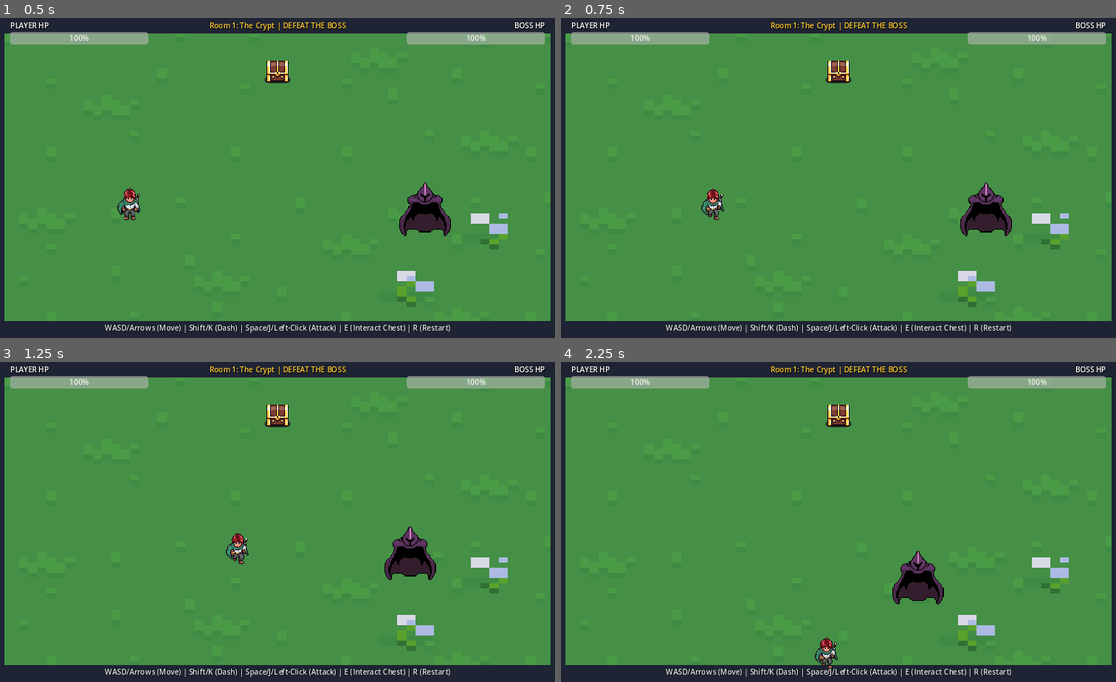
Above: before the commit, frames 1-4 (two rows, left to right).
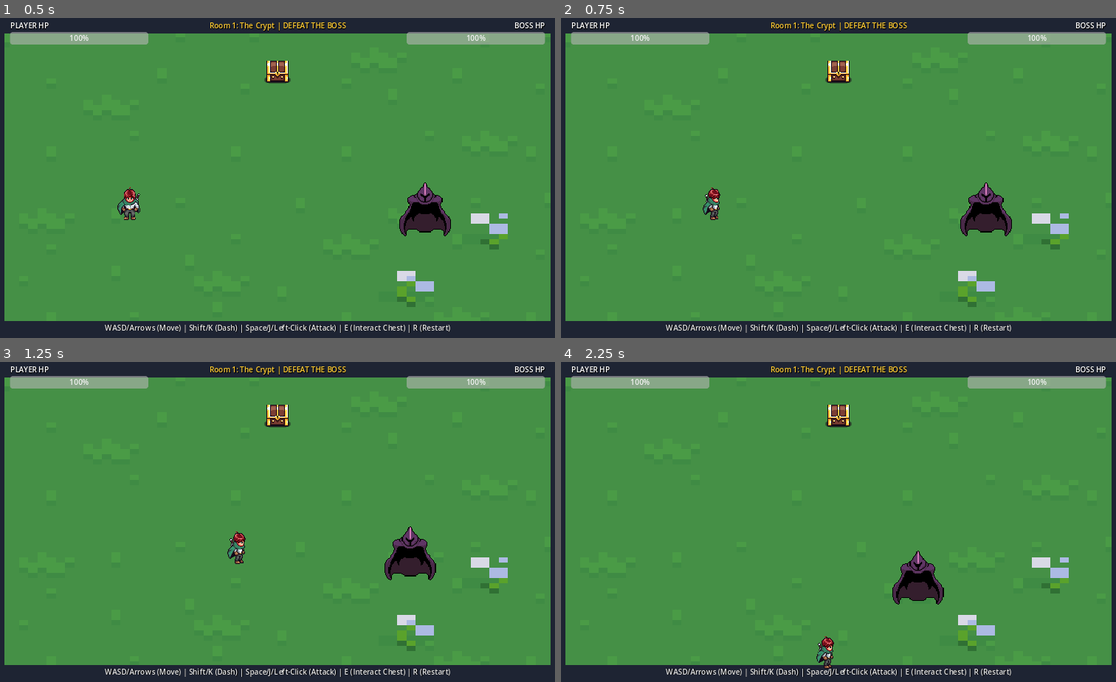
Above: after the commit, the same moments.

Repository: dakshshrivastava2025/SkillIssue.exe
Game: Godot game, scene res://scenes/main.tscn
The game is run twice, just before and just after one commit, with the same random seed, the same clock (stepped at 60 frames per second) and the same inputs.
Inputs:
- Up to frame 1 (0.5 s): no input
- Up to frame 2 (0.75 s): tap Enter at 0.5 s; hold Right (move_right) from 0.53 s (still down); tap J (attack) at 0.6 s
- Up to frame 3 (1.25 s): keep holding Right (move_right); tap Shift (dash) at 0.8 s
- Up to frame 4 (2.25 s): release Right (move_right) at 1.28 s; hold Down (move_down) 1.28-2.03 s; tap Shift (dash) at 1.35 s; tap E at 1.55, 2.1 s; hold Right (move_right) from 2.03 s (still down)

Frame 1 is identical in both runs. In frame 2, 0.2% of the frame differs, in the area x 25-30%, y 52-64%; in frame 3, 0.2%, in the area x 40-45%, y 52-64%; in frame 4, 0.2%.

Commit message:
Fix directional sprite frames (Down, Up, Right, Left) and add chest ability unlock system

Diff:
--- a/scripts/objects/treasure_chest.gd
+++ b/scripts/objects/treasure_chest.gd
@@ -1,10 +1,17 @@
 extends Area2D
 class_name TreasureChest
 
-signal chest_opened(room_number: int)
+signal chest_opened(reward: Dictionary)
 
 @export var is_locked: bool = true
 var is_open: bool = false
+
+# Pool of progressive rewards from chests
+const REWARDS = [
+	{ "name": "Ancient Greatsword", "ability": "attack_boost", "desc": "+15 Attack Damage" },
+	{ "name": "Heart of Iron", "ability": "health_boost", "desc": "+50 Max Health & Full Heal" },
+	{ "name": "Wind Strider Boots", "ability": "speed_boots", "desc": "+60 Movement Speed" }
+]
 
 @onready var sprite: Sprite2D = $Sprite2D
 @onready var label: Label = $InteractPrompt
@@ -18,8 +25,8 @@
 
 func unlock_chest() -> void:
 	is_locked = false
-	modulate = Color(1.2, 1.2, 0.8, 1.0)
-	label.text = "[E] Open Victory Chest & Advance"
+	modulate = Color(1.3, 1.3, 0.8, 1.0)
+	label.text = "[E] Open Victory Chest"
 
 func _on_body_entered(body: Node2D) -> void:
 	if body.is_in_group("player") and not is_open:
@@ -27,7 +34,7 @@
 		if is_locked:
 			label.text = "[LOCKED] Defeat the Boss to Open"
 		else:
-			label.text = "[E] Open Victory Chest & Advance"
+			label.text = "[E] Open Victory Chest"
 
 func _on_body_exited(body: Node2D) -> void:
 	if body.is_in_group("player"):
@@ -40,8 +47,15 @@
 
 func open_chest() -> void:
 	is_open = true
-	sprite.frame = 1 # Open chest frame
-	label.text = "PROCEEDING TO NEXT ROOM..."
+	sprite.frame = 1
+	var reward = REWARDS[randi() % REWARDS.size()]
+	label.text = "OBTAINED: " + reward["name"] + " (" + reward["desc"] + ")!"
+
 	if sfx_open and sfx_open.stream:
 		sfx_open.play()
-	chest_opened.emit()
+
+	var player = get_tree().get_first_node_in_group("player")
+	if player and player.has_method("unlock_ability"):
+		player.unlock_ability(reward["ability"])
+
+	chest_opened.emit(reward)
--- a/scripts/player/player_controller.gd
+++ b/scripts/player/player_controller.gd
@@ -2,6 +2,7 @@
 class_name Player
 
 signal health_changed(current_hp: int, max_hp: int)
+signal ability_unlocked(ability_name: String)
 signal player_died()
 
 @export var max_health: int = 100
@@ -12,14 +13,26 @@
 
 var current_health: int = 100
 
-# Movement & Combat states
+# Direction & Animation States
+# Row 0: Idle/Walk (Down=0-3, Up=4-7, Right=8-11, Left=12-15)
+enum Direction { DOWN, UP, RIGHT, LEFT }
+var current_dir: Direction = Direction.DOWN
+
 var is_dashing: bool = false
 var is_attacking: bool = false
 var dash_timer: float = 0.0
 var dash_direction: Vector2 = Vector2.DOWN
-var facing_direction: Vector2 = Vector2.DOWN
+var facing_vector: Vector2 = Vector2.DOWN
 var attack_cooldown: float = 0.0
 var invulnerable: bool = false
+
+# Unlocked Abilities from Chests
+var unlocked_abilities = {
+	"dash": true,
+	"fireball": false,
+	"spin_slash": false,
+	"shield": false
+}
 
 # Node references
 @onready var sprite: Sprite2D = $Sprite2D
@@ -34,6 +47,7 @@
 	health_changed.emit(current_health, max_health)
 	attack_collision.disabled = true
 	attack_sprite.visible = false
+	_update_sprite_direction()
 
 func _physics_process(delta: float) -> void:
 	# Dash state
@@ -45,7 +59,7 @@
 		move_and_slide()
 		return
 
-	# 2D Top-Down 4-directional Input Vector
+	# 2D Top-Down 8-directional Input Vector
 	var input_vec = Vector2(
 		Input.get_axis("move_left", "move_right"),
 		Input.get_axis("move_up", "move_down")
@@ -53,42 +67,56 @@
 
 	if input_vec != Vector2.ZERO:
 		input_vec = input_vec.normalized()
-		facing_direction = input_vec
+		facing_vector = input_vec
 
-		# Update sprite frame based on movement direction
-		# Frame 0: Down, Frame 4: Up, Frame 8: Left, Frame 12: Right
-		if abs(input_vec.x) > abs(input_vec.y):
+		# Set accurate direction
+		if abs(input_vec.x) >= abs(input_vec.y):
 			if input_vec.x > 0:
-				sprite.frame = 12 # Right
-				sprite.flip_h = false
+				current_dir = Direction.RIGHT
 			else:
-				sprite.frame = 8  # Left
-				sprite.flip_h = false
+				current_dir = Direction.LEFT
 		else:
 			if input_vec.y > 0:
-				sprite.frame = 0  # Down
+				current_dir = Direction.DOWN
 			else:
-				sprite.frame = 4  # Up
+				current_dir = Direction.UP
 
-		# Position attack hitbox in front of facing direction
-		attack_area.position = facing_direction * 40.0
-		attack_area.rotation = facing_direction.angle()
+		_update_sprite_direction()
+
+		# Position attack hitbox precisely in front of facing vector
+		attack_area.position = facing_vector * 42.0
+		attack_area.rotation = facing_vector.angle()
 
 		velocity = input_vec * speed
 	else:
 		velocity = velocity.move_toward(Vector2.ZERO, speed * 8.0 * delta)
 
 	# Dash Trigger
-	if Input.is_action_just_pressed("dash") and not is_dashing:
-		_start_dash(facing_direction if input_vec == Vector2.ZERO else input_vec)
+	if Input.is_action_just_pressed("dash") and not is_dashing and unlocked_abilities["dash"]:
+		_start_dash(facing_vector if input_vec == Vector2.ZERO else input_vec)
 
-	# Attack Trigger
+	# Primary Attack Trigger
 	if attack_cooldown > 0:
 		attack_cooldown -= delta
 	if Input.is_action_just_pressed("attack") and attack_cooldown <= 0 and not is_dashing:
 		_perform_attack()
 
 	move_and_slide()
+
+func _update_sprite_direction() -> void:
+	match current_dir:
+		Direction.DOWN:
+			sprite.frame = 0
+			sprite.flip_h = false
+		Direction.UP:
+			sprite.frame = 4
+			sprite.flip_h = false
+		Direction.RIGHT:
+			sprite.frame = 8
+			sprite.flip_h = false
+		Direction.LEFT:
+			sprite.frame = 12
+			sprite.flip_h = false
 
 func _start_dash(direction: Vector2) -> void:
 	is_dashing = true
@@ -116,6 +144,19 @@
 
 	is_attacking = false
 
+func unlock_ability(ability_name: String) -> void:
+	unlocked_abilities[ability_name] = true
+	match ability_name:
+		"attack_boost":
+			attack_damage += 15
+		"health_boost":
+			max_health += 50
+			current_health = max_health
+			health_changed.emit(current_health, max_health)
+		"speed_boots":
+			speed += 60.0
+	ability_unlocked.emit(ability_name)
+
 func take_damage(amount: int) -> void:
 	if invulnerable:
 		return
Not shown: 1 places in scenes/treasure_chest.tscn that only renumber resources
Not shown, added: scripts/objects/treasure_chest.gd.uid
